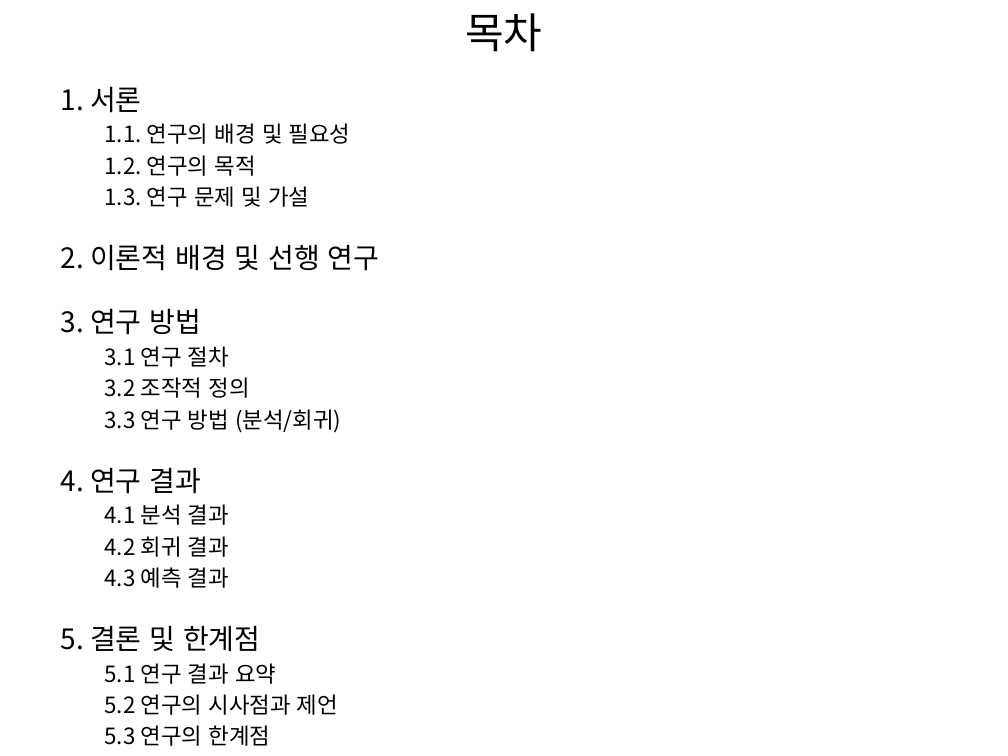
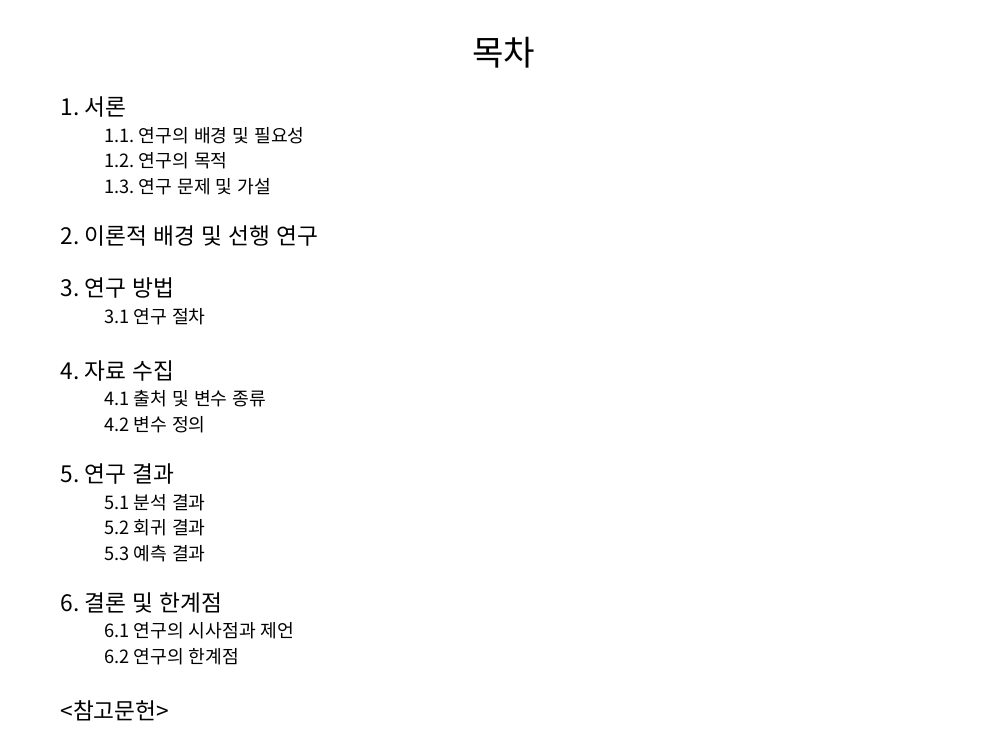
Before and after one commit to Hopanman/NAdata, a slide deck: slide 2 of 연구 보고서/movieProject_Final_Report.pptx. Drawn at 1008x756 pixels with LibreOffice and Linux fonts; fonts in the diff are those of the drawing. Boxes give left, top, right and bottom in pixels: in the first picture for what was removed or moved away, otherwise in the second. Text is boxed around its words. In the diff, an @@ line names an element or a change of style, - is before the commit and + after.

```diff
--- a/연구 보고서/movieProject_Final_Report.pptx
+++ b/연구 보고서/movieProject_Final_Report.pptx
@@ text at (60,36,536,325): size 30 to 24.4 pt in "목차"; size 20 to 16.2 pt in "1. 서론", "2. 이론적 배경 및 선행 연구", "3. 연구 방법"; size 16 to 13 pt in "1.1. 연구의 배경 및 필요성", "1.2. 연구의 목적", "1.3. 연구 문제 및 가설", "3.1 연구 절차"; less space between paragraphs @@
@@ text at (60,360,294,721): text changed; size 16 to 13 pt @@
-  3.2 조작적 정의
-  3.3 연구 방법 (분석/회귀)
-4. 연구 결과
-  4.1 분석 결과
-  4.2 회귀 결과
-  4.3 예측 결과
-5. 결론 및 한계점
-  5.1 연구 결과 요약
-  5.2 연구의 시사점과 제언
-  5.3 연구의 한계점
+4. 자료 수집
+  4.1 출처 및 변수 종류
+  4.2 변수 정의
+5. 연구 결과
+  5.1 분석 결과
+  5.2 회귀 결과
+  5.3 예측 결과
+6. 결론 및 한계점
+  6.1 연구의 시사점과 제언
+  6.2 연구의 한계점
+<참고문헌>
```
Also in this commit, not shown: 3 other files.
